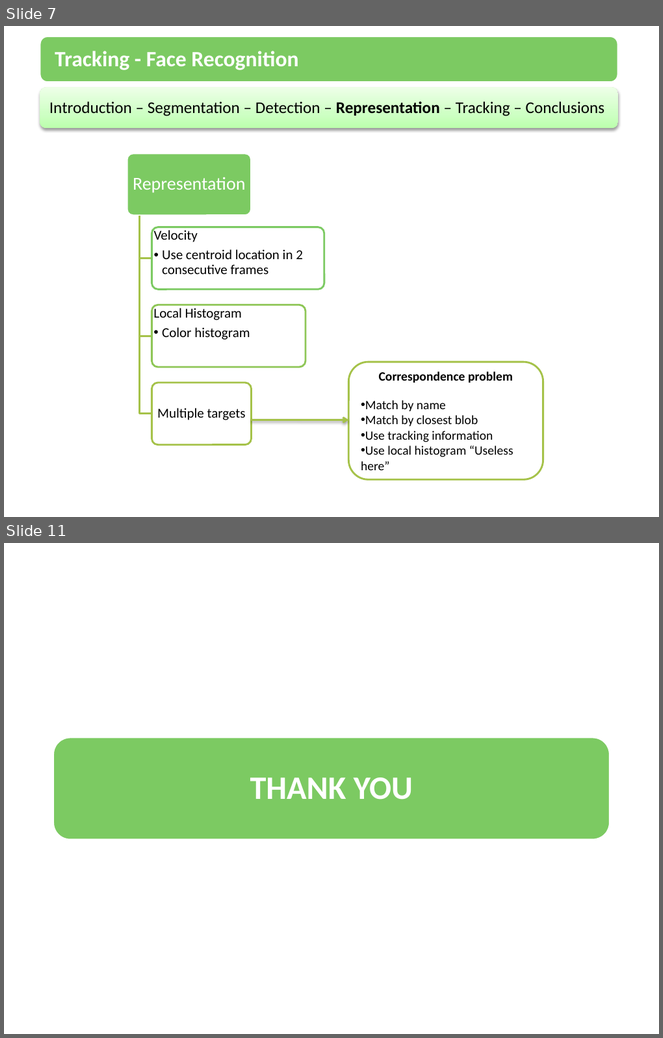
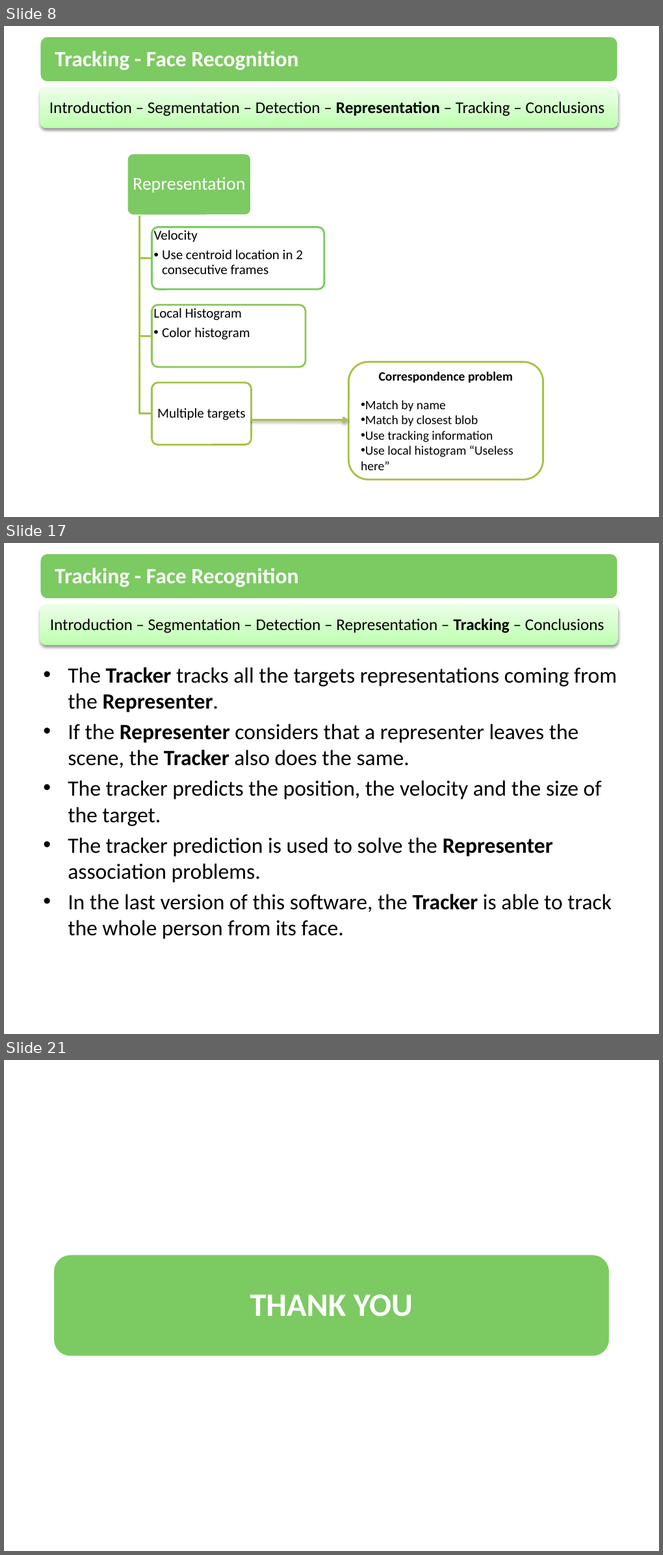
Before and after one commit to amounir86/mcvai-tracking, a slide deck: trunk/Presentation/Tracking.pptx. Shown one above the other, each under a label of ours: slides 7 and 11 before the commit, slides 8, 17 and 21 after it; the slides between them are not shown. The pictures are 663x1038 and 663x1555 pixels, drawn with LibreOffice and Linux fonts; fonts in the diff are those of the drawing. Boxes give left, top, right and bottom in pixels: in the first picture for what was removed or moved away, otherwise in the second. Text is boxed around its words. In the diff, an @@ line names an element or a change of style, - is before the commit and + after.

```diff
--- a/trunk/Presentation/Tracking.pptx
+++ b/trunk/Presentation/Tracking.pptx
@@ slide 17 added at (x1=4, y1=543, x2=659, y2=1034), background #FFFFFF @@
@@ rounded rectangle added at (x1=40, y1=553, x2=619, y2=600), fill #7CCA62, outline #FFFFFF 2 pt @@
@@ text added at (x1=55, y1=568, x2=298, y2=587), 24 pt, text #FFFFFF, bold @@
+Tracking - Face Recognition
@@ rounded rectangle added at (x1=40, y1=605, x2=619, y2=646), fill gradient #BCFFAD to #CFFFC5 to #ECFFE9 @@
@@ text added at (x1=50, y1=618, x2=605, y2=633), 18 pt, text #000000 @@
+Introduction – Segmentation – Detection – Representation – Tracking – Conclusions
@@ text added at (x1=68, y1=667, x2=617, y2=939), 24 pt, text #000000 @@
+• The Tracker tracks all the targets representations coming from the Representer.
+• If the Representer considers that a representer leaves the scene, the Tracker also does the same.
+• The tracker predicts the position, the velocity and the size of the target.
+• The tracker prediction is used to solve the Representer association problems.
+• In the last version of this software, the Tracker is able to track the whole person from its face.
@@ what was slide 7 is now slide 8 @@
@@ what was slide 11 is now slide 21 @@
```
Also in this commit, not shown: 3 slides changed, 10 other slides added, 1 slide removed.
